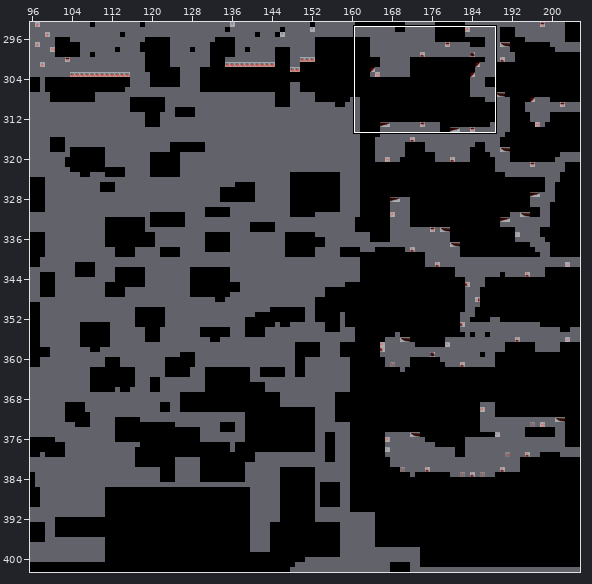
Two versions of a level (Tiled map, TheCave.tmx). Above: a wide view before the commit, with the close-up outlined.
Close-up. Old version:
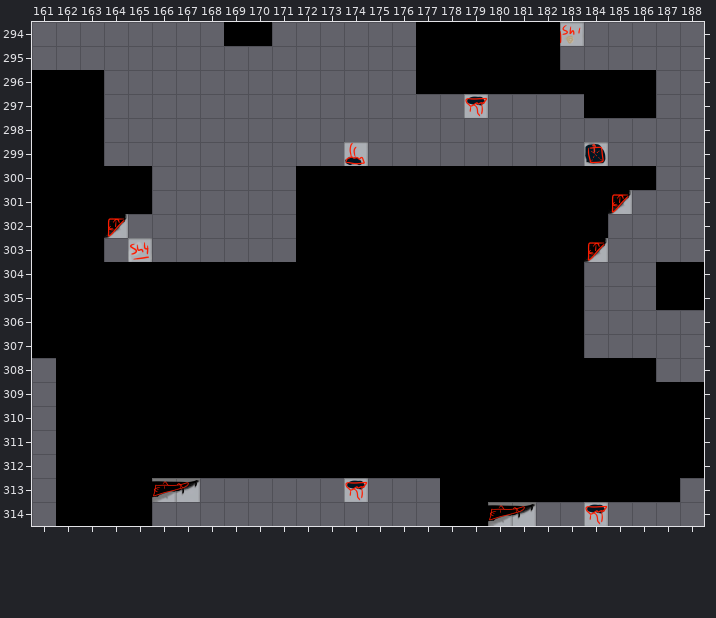
Cells are 120x120 px. Shown: x 161..188, y 294..314. The commit also changed other parts of the map, which this record leaves out.
New version:
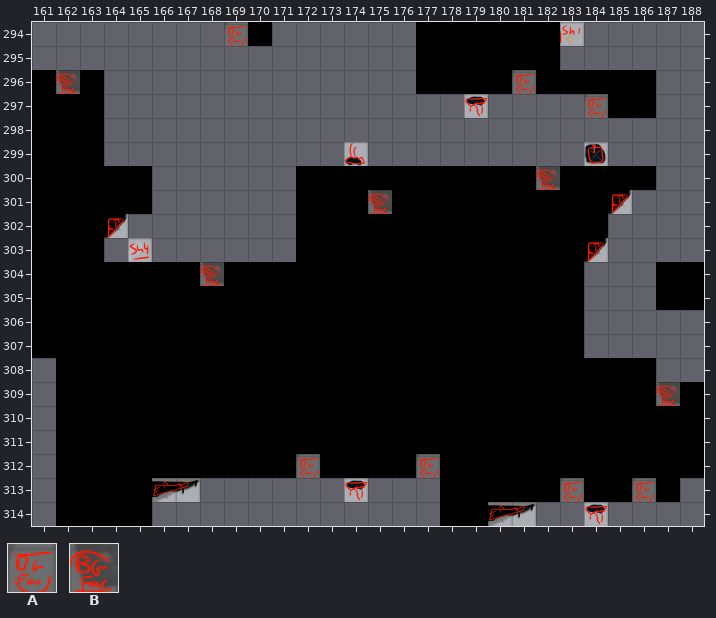
Key: from "UpperCaveObjectTiles": A 127, B 128.
_ is an empty cell, . an unchanged one.
See-through tiles are keyed as they look on the map.
What changed:
--- layer "Objects"
@@ x 169..169 @@
-294 _
+294 A
@@ x 162..184 @@
-296 _.................._...
-297 ......................_
+296 B..................A...
+297 ......................A
@@ x 175..182 @@
-300 ......._
-301 _.......
+300 .......B
+301 B.......
@@ x 168..168 @@
-304 _
+304 B
@@ x 187..187 @@
-309 _
+309 B
@@ x 172..186 @@
-312 _...._.........
-313 ..........._.._
+312 A....A.........
+313 ...........A..A
